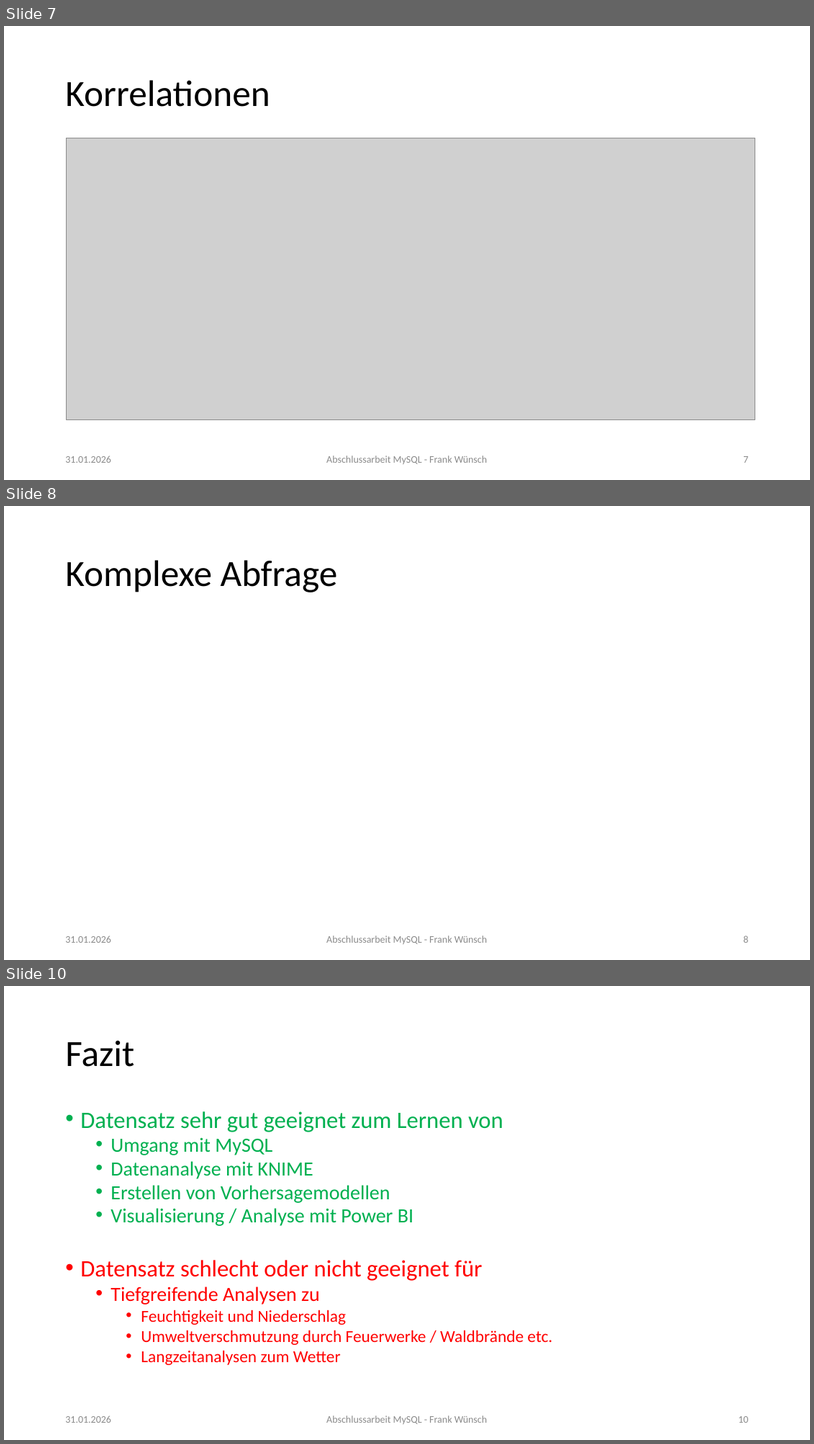
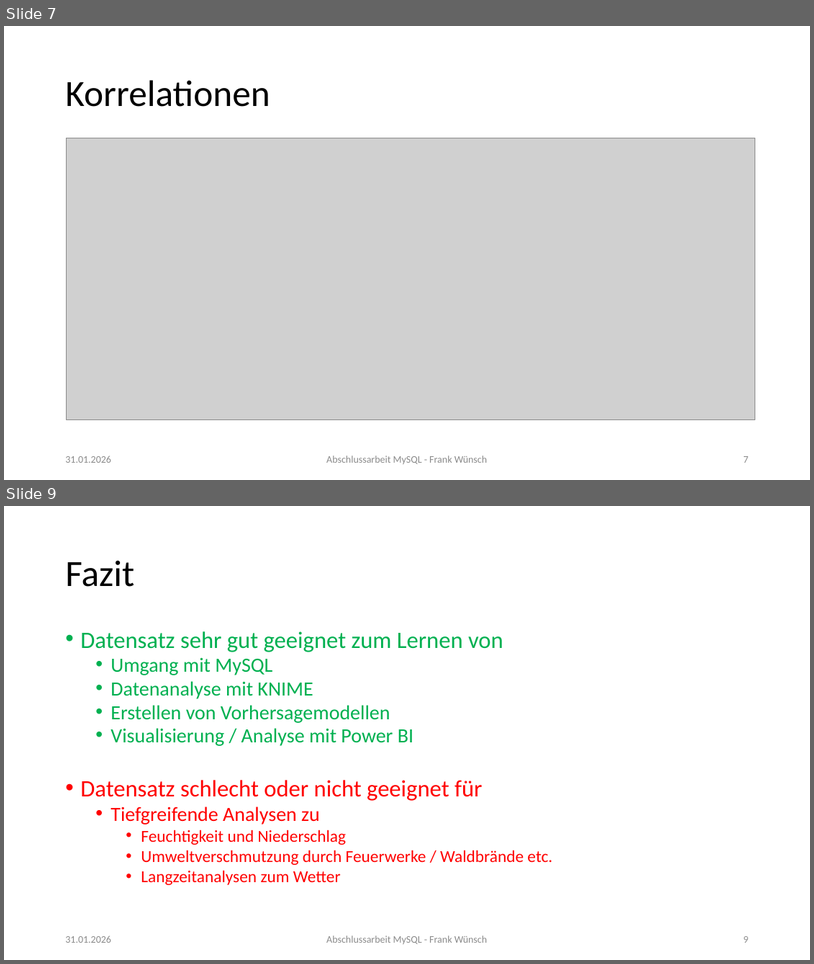
Before and after one commit to FrankWuensch/mysql_excam, a slide deck: Abschlusspräsentation_MySQL_Frank_Wünsch.pptx. Shown one above the other, each under a label of ours: slides 7, 8 and 10 before the commit, slides 7 and 9 after it; the slides between them are not shown. The pictures are 814x1444 and 814x964 pixels, drawn with LibreOffice and Linux fonts; fonts in the diff are those of the drawing; grey boxes stand for pictures. Boxes give left, top, right and bottom in pixels: in the first picture for what was removed or moved away, otherwise in the second. Text is boxed around its words. In the diff, an @@ line names an element or a change of style, - is before the commit and + after.

```diff
--- a/Abschlusspräsentation_MySQL_Frank_Wünsch.pptx
+++ b/Abschlusspräsentation_MySQL_Frank_Wünsch.pptx
@@ slide 8 removed at [4, 506, 810, 960], background #FFFFFF @@
@@ title removed at [65, 560, 338, 592] @@
-Komplexe Abfrage
@@ text removed at [65, 935, 111, 942] @@
-31.01.2026
@@ text removed at [327, 935, 487, 944] @@
-Abschlussarbeit MySQL - Frank Wünsch
@@ page number removed at [743, 935, 748, 942] @@
-8
@@ what was slide 10 is now slide 9 @@
@@ page number at [743, 936, 748, 942]: text changed @@
-10
+9
```
Also in this commit, not shown: 2 slides changed.
